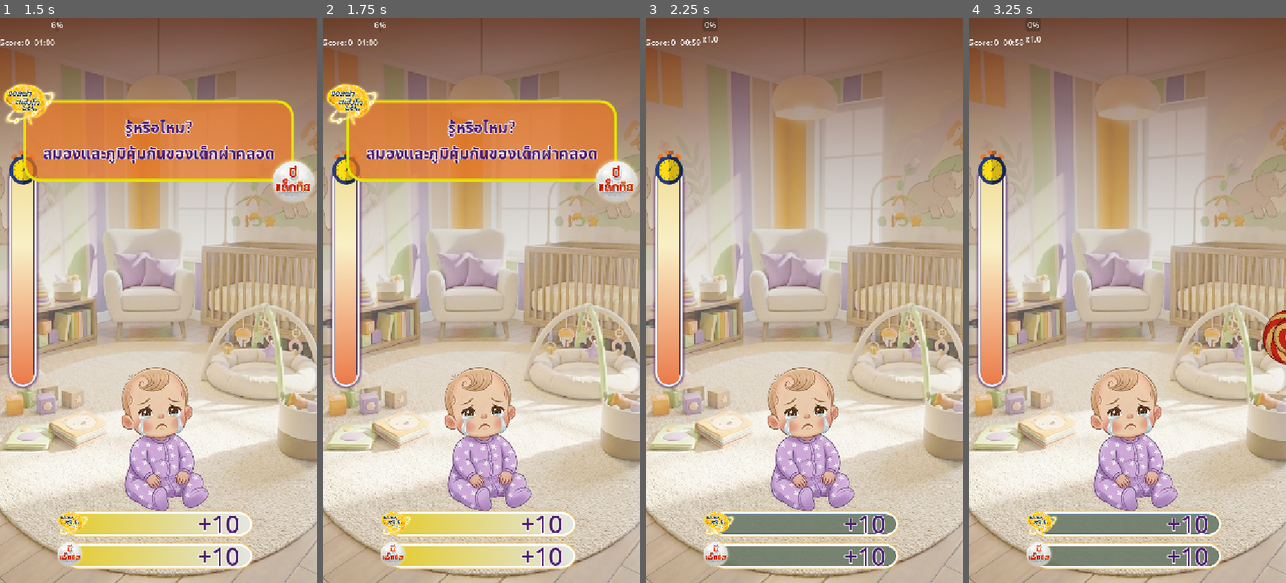
Above: before the commit, frames 1-4 (left to right).
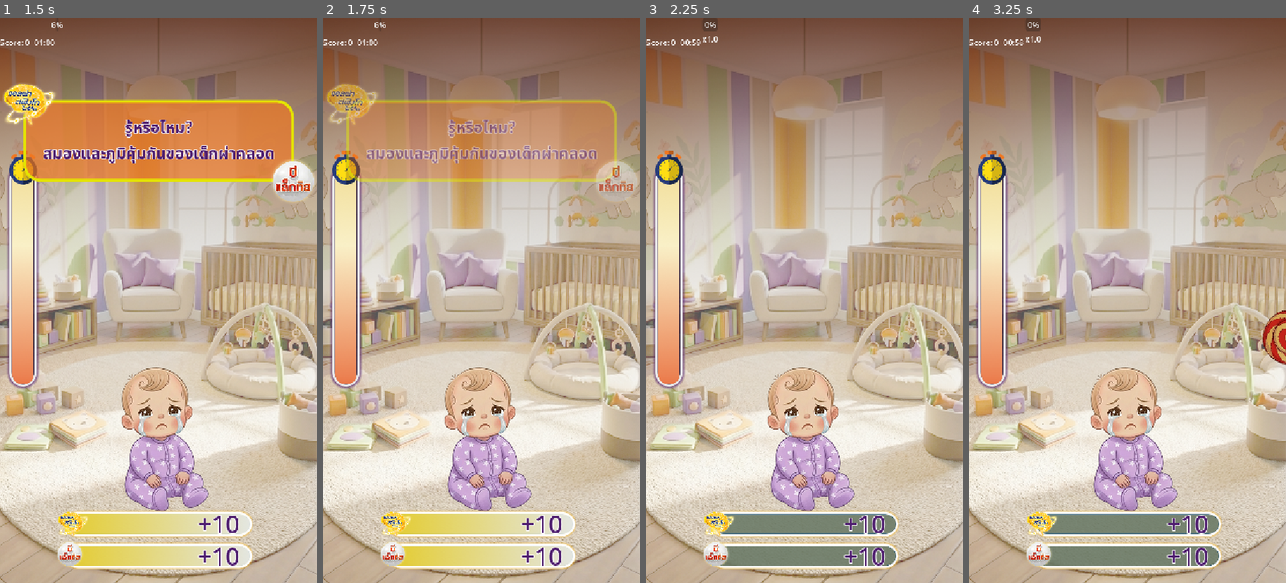
Above: after the commit, the same moments.

Repository: 6099sin/pro-c
Game: Godot game, scene res://scenes/core/Main.tscn
Same seed, same stepped clock (60 frames per second), same inputs: the game is played once before the commit and once after it. This scene is started directly instead of the project's main scene.
Inputs (mouse positions are in pixels of both pictures, inside the frame that each line leads up to):
- Up to frame 1 (1.5 s): tap Enter at 0.5 s; move the mouse to (228, 272) at 0.52 s; click (228, 272) at 0.67 s; tap Space at 1.25 s; drag from (95, 328) to (158, 436) at 1.27 s
- Up to frame 2 (1.75 s): no input
- Up to frame 3 (2.25 s): move the mouse to (836, 176) at 2.02 s; click (836, 176) at 2.17 s
- Up to frame 4 (3.25 s): tap Enter at 2.75 s; drag from (1111, 413) to (1032, 215) at 2.77 s

Frame 1 is identical in both runs. In frame 2, 12% of the frame differs, in the area x 1-100%, y 11-33%; in frame 3, less than 0.1%; in frame 4, nothing differs.

Commit message:
display warning play UI before play

Diff:
--- a/scripts/ui/HUD.gd
+++ b/scripts/ui/HUD.gd
@@ -46,8 +46,18 @@
 	# Show before_start warning
 	if before_start:
 		before_start.visible = true
+		before_start.modulate.a = 1.0
 		get_tree().paused = true
-		await get_tree().create_timer(2.0).timeout
+
+		# Wait 1.5 seconds
+		await get_tree().create_timer(1.5, true, false, true).timeout
+
+		# Fade out for 0.5 seconds
+		var tween = create_tween()
+		tween.set_pause_mode(Tween.TWEEN_PAUSE_PROCESS)
+		tween.tween_property(before_start, "modulate:a", 0.0, 0.5)
+		await tween.finished
+
 		before_start.visible = false
 		get_tree().paused = false
 
